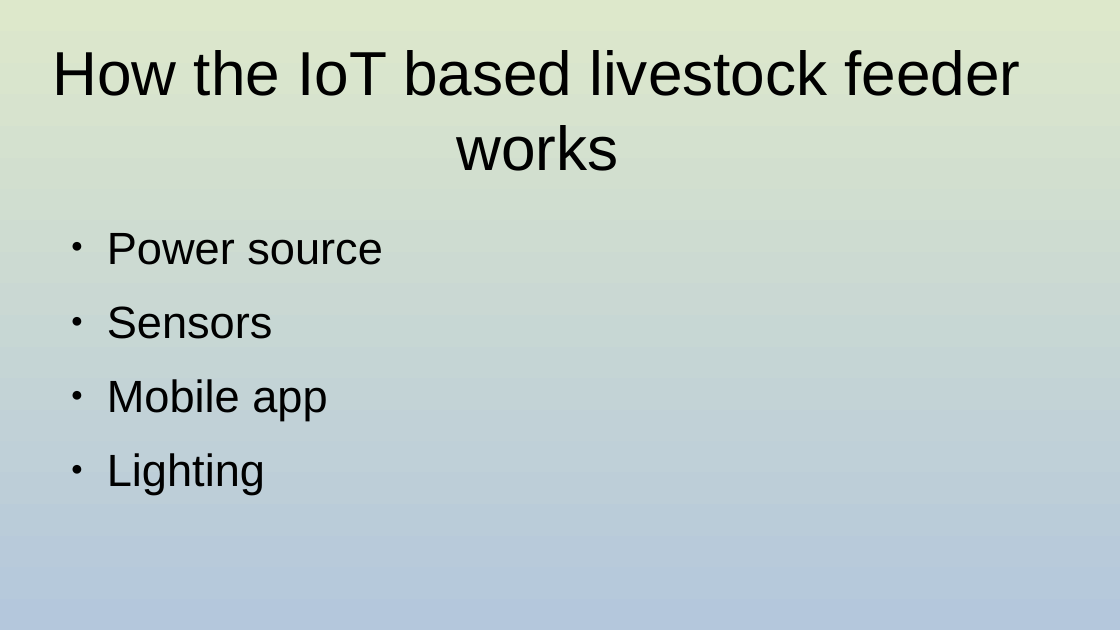
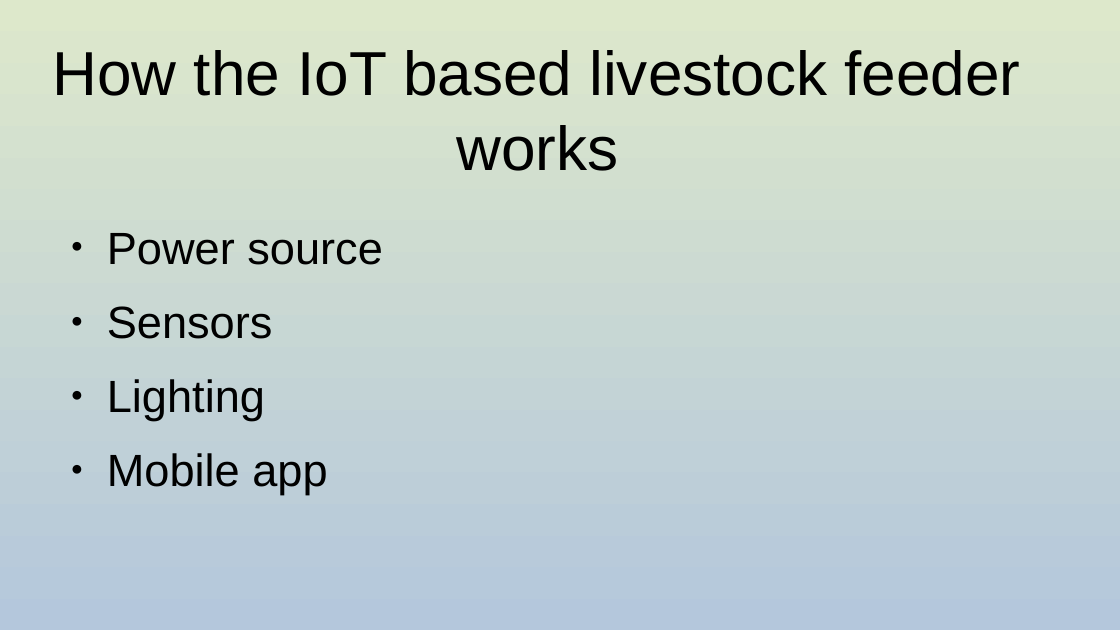
Before and after one commit to Tekipeps/IoT-livestock-feeder, a slide deck: slide 5 of files/presentation.odp. Drawn at 1120x630 pixels with LibreOffice and Linux fonts; fonts in the diff are those of the drawing. Boxes give left, top, right and bottom in pixels: in the first picture for what was removed or moved away, otherwise in the second. Text is boxed around its words. In the diff, an @@ line names an element or a change of style, - is before the commit and + after.

```diff
--- a/files/presentation.odp
+++ b/files/presentation.odp
@@ text at bbox=[107, 379, 265, 420]: paragraph added @@
+● Lighting
@@ text at bbox=[107, 453, 265, 495]: paragraph removed @@
-● Lighting
```
Also in this commit, not shown: 2 other slides changed, 1 slide added, 1 other file.
